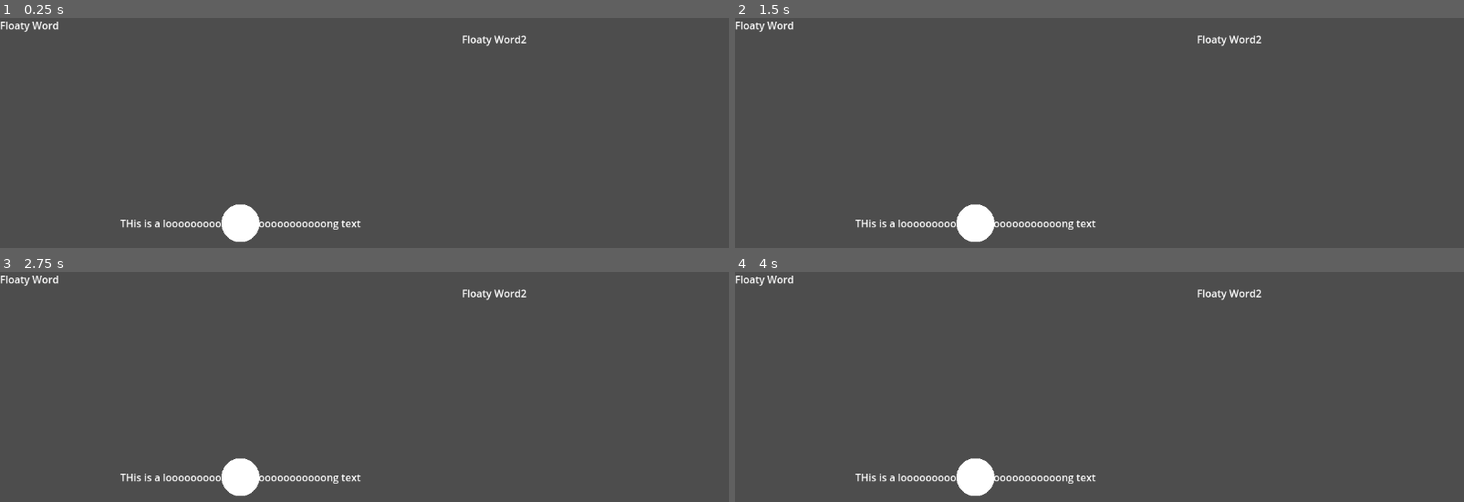
Above: before the commit, frames 1-4 (two rows, left to right).
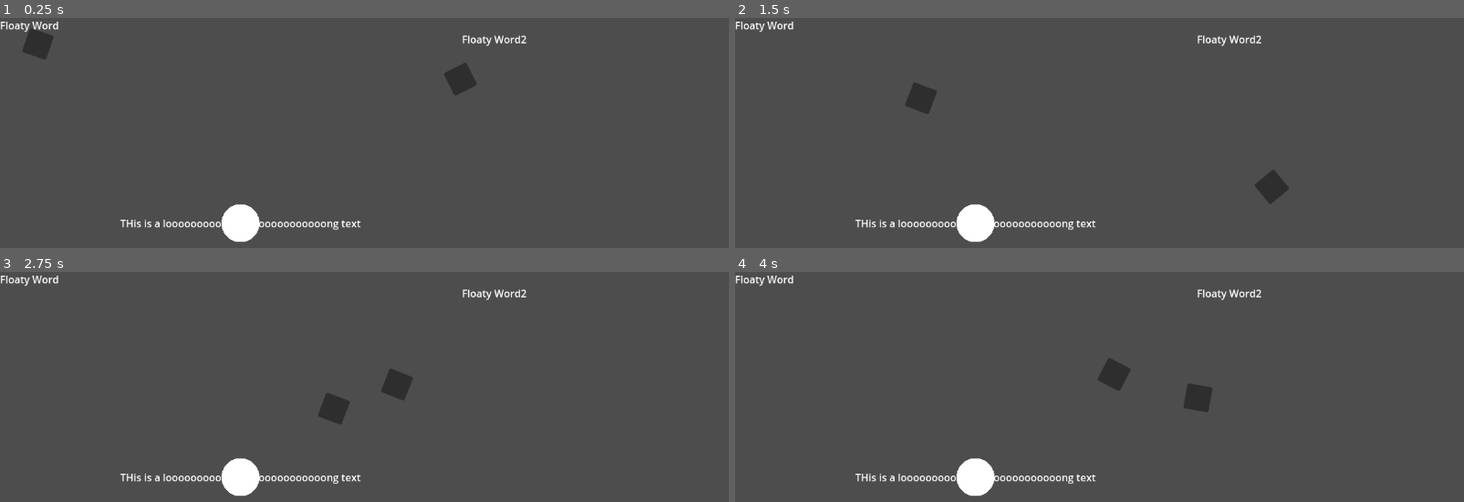
Above: after the commit, the same moments.

Repository: library-rat/Learning_english_fast_version
Game: Godot game, scene res://main_scene.tscn
Two runs of this game, one before a commit and one after it. Both use one fixed random seed, a clock stepped at 60 frames per second and the inputs below.
Inputs (mouse positions are in pixels of both pictures, inside the frame that each line leads up to):
- Up to frame 1 (0.25 s): no input
- Up to frame 2 (1.5 s): move the mouse to (1259, 202) at 0.52 s; click (1259, 202) at 0.6 s; move the mouse to (953, 243) at 1.27 s; click (953, 243) at 1.35 s
- Up to frame 3 (2.75 s): move the mouse to (437, 387) at 2.02 s; click (437, 387) at 2.1 s
- Up to frame 4 (4 s): move the mouse to (outside the picture) at 2.77 s; click (outside the picture) at 2.85 s; move the mouse to (outside the picture) at 3.52 s; click (outside the picture) at 3.6 s

The runs differ from the first frame. In frame 1, 0.7% of the frame differs, in the area x 3-66%, y 4-34%; in frame 2, 0.7%, in the area x 23-76%, y 28-81%; in frame 3, 0.7%; in frame 4, 0.7%.

Commit message:
commit avant modif de dragable word

Diff:
--- a/Dragable_Word.gd
+++ b/Dragable_Word.gd
@@ -4,6 +4,8 @@
 # Called when the node enters the scene tree for the first time.
 var guess_array : Array
 var rest_area : Area2D
+
+@export var speed :int = 200
 
 func _ready():
 	randomize()
@@ -20,7 +22,9 @@
 func _physics_process(delta):
 	if selectionne :
 		global_position = lerp(global_position, get_global_mouse_position() - size/2 ,25*delta)
-
+	else:
+		$Path2D/PathFollow2D.set_progress(delta*speed + $Path2D/PathFollow2D.get_progress())
+		print ($Path2D/PathFollow2D.progress)
 
 func _on_panel_gui_input(event):
 	if Input.is_action_just_pressed("Left_click") :
--- a/dragable_word.tscn
+++ b/dragable_word.tscn
@@ -33,6 +33,10 @@
 [node name="PathFollow2D" type="PathFollow2D" parent="Path2D"]
 rotation = 0.321751
 
+[node name="Panel" type="Panel" parent="Path2D/PathFollow2D"]
+offset_right = 40.0
+offset_bottom = 40.0
+
 [node name="CharacterBody2D" type="CharacterBody2D" parent="."]
 
 [node name="CollisionShape2D" type="CollisionShape2D" parent="CharacterBody2D"]
--- a/main_scene.tscn
+++ b/main_scene.tscn
@@ -28,9 +28,9 @@
 text = "Floaty Word2"
 
 [node name="Guess_word" parent="." instance=ExtResource("2_q00og")]
-offset_left = 370.0
+offset_left = 338.0
 offset_top = 313.0
-offset_right = 390.0
+offset_right = 422.0
 offset_bottom = 336.0
 text = "ohoihrgoie"
 
--- /dev/null
+++ b/test.tscn
@@ -0,0 +1,19 @@
+[gd_scene load_steps=2 format=3 uid="uid://dnvq5cqg0xt7u"]
+
+[sub_resource type="Curve2D" id="Curve2D_s4mnh"]
+_data = {
+"points": PackedVector2Array(0, 0, 150, 50, 0, 0, -100, 0, 100, 0, 300, 100, -150, -50, 0, 0, 600, 0)
+}
+point_count = 3
+
+[node name="Test" type="Node2D"]
+
+[node name="Path2D" type="Path2D" parent="."]
+curve = SubResource("Curve2D_s4mnh")
+
+[node name="PathFollow2D" type="PathFollow2D" parent="Path2D"]
+rotation = 0.321751
+
+[node name="Sprite2D" type="Panel" parent="."]
+offset_right = 40.0
+offset_bottom = 40.0
